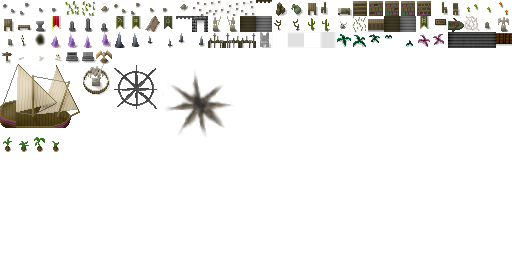
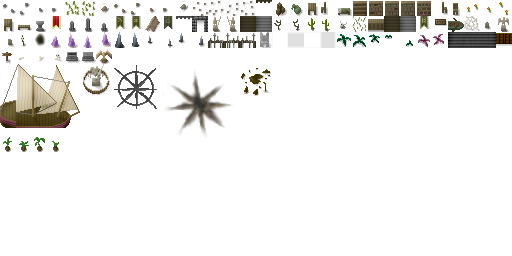
Before/after of a 512 × 256 layered artwork. What changed in the layer stack:
painted on "shade" over [241,68,271,96]
